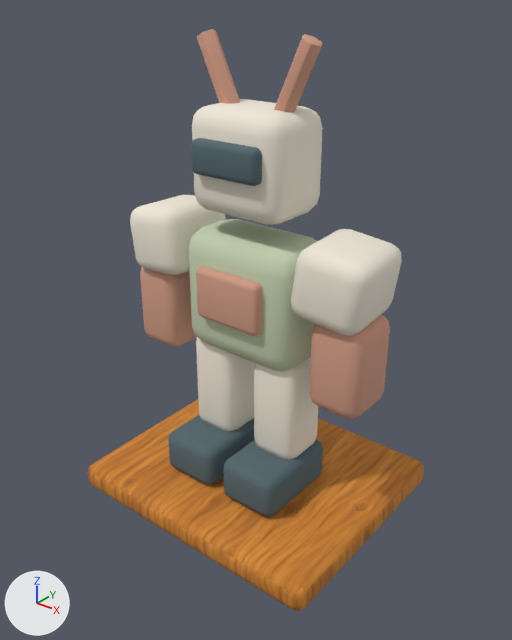
An edit to the Blender file assets-source/blender/mecha-figurine.blend, drawn before and after from the same camera.
Rendered twice from a camera (50 mm lens) standing at (0.245, -0.307, 0.316) and looking at (0.005, -0.006, 0.129). The axes (+X, +Y, +Z) are drawn at lower left. The lights are the same throughout. The first picture is the older version.

The first picture shows 'arm_gauntlet', 'arm_gauntlet.001', 'chest_inset', 'collectible_display_base', 'helmet', 'leg_armor', 'leg_armor.001', 'sculpted_torso', 'shoulder_plate', 'shoulder_plate.001', 'sturdy_boot', 'sturdy_boot.001' and 3 more.
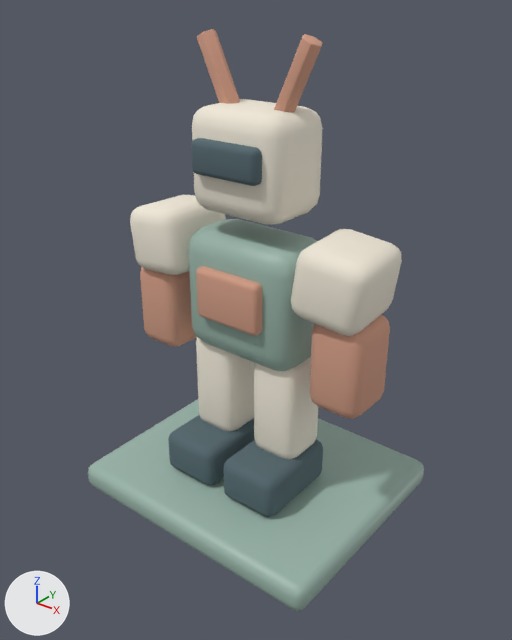
The change, as a list of edits to the scene's bpy script:
```text
Change mat_wood_honey_textured:
    remove mat_wood_honey_textured.texture = img_handpainted_honey_oak_png
    add mat_wood_honey_textured.base_color = (0.32, 0.46, 0.4)  # grey #99b5aa
    mat_wood_honey_textured.roughness: 0.82 -> 0.47
Change mat_variant_surface:
    mat_variant_surface.base_color: (0.56, 0.65, 0.45) -> (0.32, 0.46, 0.4)  # pale green #c5d3b3 -> grey #99b5aa
```

Changed parts and their boxes [x1, y1, x2, y2] in the pictures (512 x 640 px):
'collectible_display_base', surface changed (orange to grey)
    both: [88, 399, 424, 611]
'sculpted_torso', recoloured
    both: [189, 219, 317, 371]
